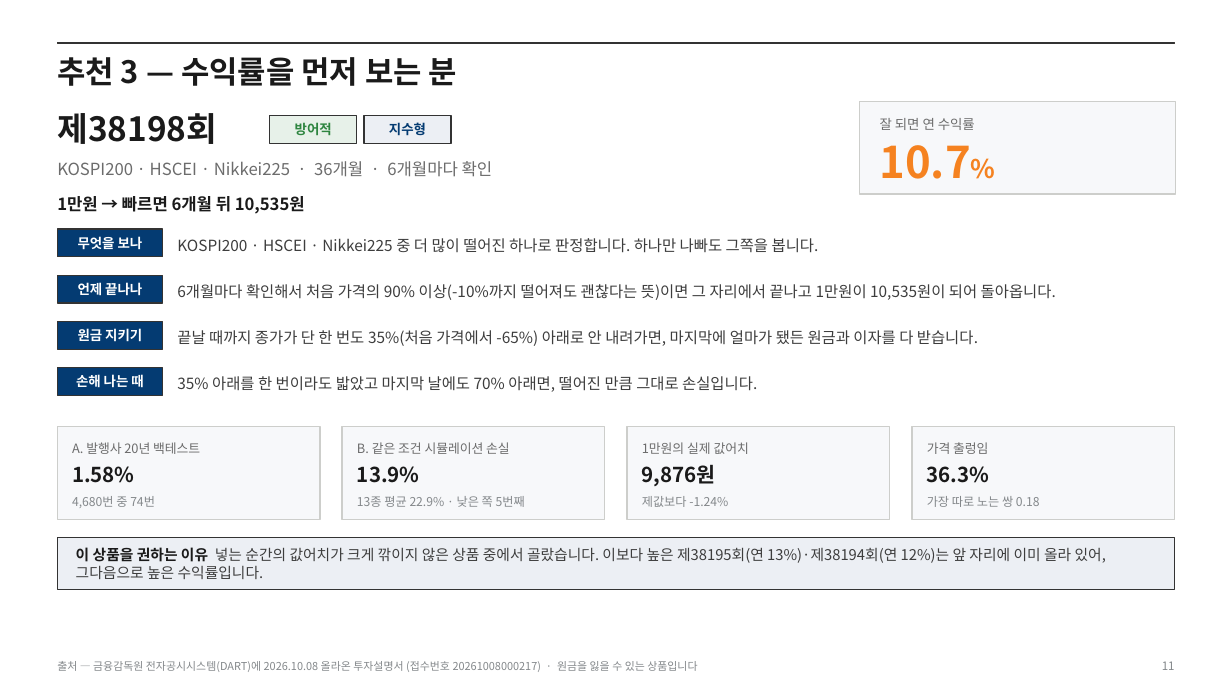
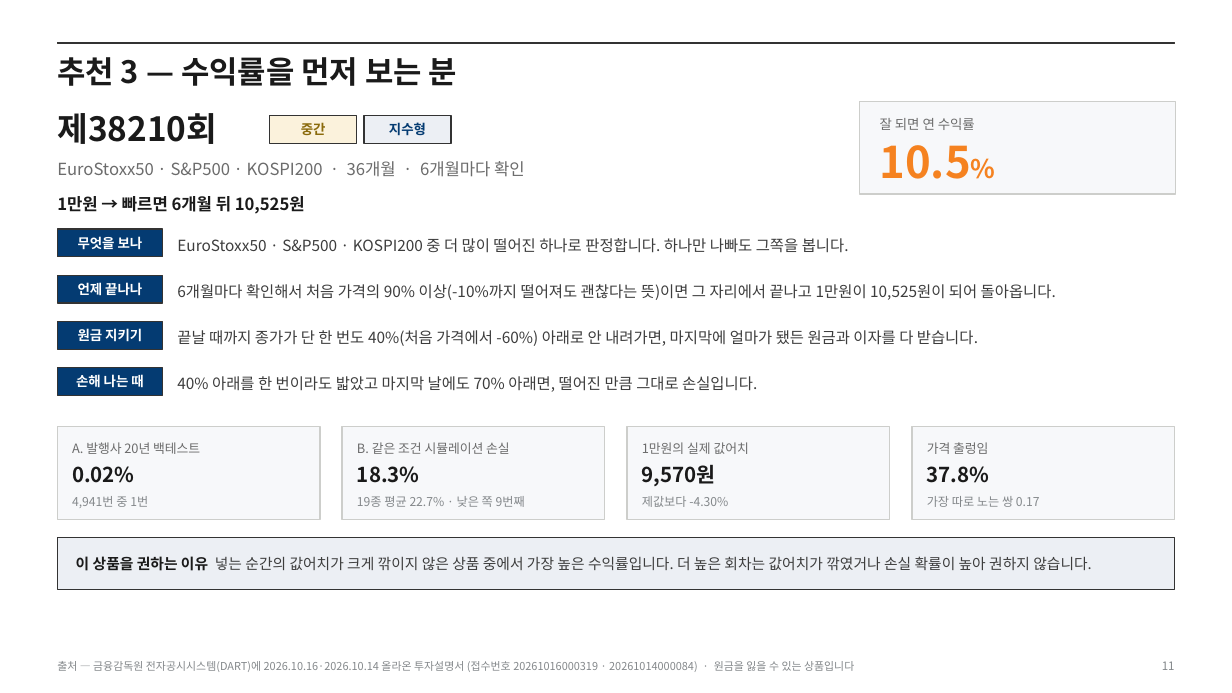
Before and after one commit to hanaroline/work_1, a slide deck: slide 11 of els-analysis-deck.pptx. Drawn at 1232x693 pixels with LibreOffice and Linux fonts; fonts in the diff are those of the drawing. Boxes give left, top, right and bottom in pixels: in the first picture for what was removed or moved away, otherwise in the second. Text is boxed around its words. In the diff, an @@ line names an element or a change of style, - is before the commit and + after.

```diff
--- a/els-analysis-deck.pptx
+++ b/els-analysis-deck.pptx
@@ text at box(57, 113, 217, 144): text changed @@
-제38198회
+제38210회
@@ rectangle at box(270, 116, 357, 143): fill #E7F1E9 to #FBF2DC @@
@@ text at box(301, 122, 326, 135): text changed; text colour #2E8540 to #8A6A0B @@
-방어적
+중간
@@ text at box(880, 145, 971, 179): text changed @@
-10.7%
+10.5%
@@ text at box(57, 161, 525, 177): text changed @@
-KOSPI200 · HSCEI · Nikkei225 · 36개월 · 6개월마다 확인
+EuroStoxx50 · S&P500 · KOSPI200 · 36개월 · 6개월마다 확인
@@ text at box(57, 196, 305, 214): text changed @@
-1만원 → 빠르면 6개월 뒤 10,535원
+1만원 → 빠르면 6개월 뒤 10,525원
@@ text at box(177, 238, 849, 253): text changed @@
-KOSPI200 · HSCEI · Nikkei225 중 더 많이 떨어진 하나로 판정합니다. 하나만 나빠도 그쪽을 봅니다.
+EuroStoxx50 · S&P500 · KOSPI200 중 더 많이 떨어진 하나로 판정합니다. 하나만 나빠도 그쪽을 봅니다.
@@ text at box(177, 284, 1056, 300): text changed @@
-6개월마다 확인해서 처음 가격의 90% 이상(-10%까지 떨어져도 괜찮다는 뜻)이면 그 자리에서 끝나고 1만원이 10,535원이 되어 돌아옵니다.
+6개월마다 확인해서 처음 가격의 90% 이상(-10%까지 떨어져도 괜찮다는 뜻)이면 그 자리에서 끝나고 1만원이 10,525원이 되어 돌아옵니다.
@@ text at box(177, 330, 978, 346): text changed @@
-끝날 때까지 종가가 단 한 번도 35%(처음 가격에서 -65%) 아래로 안 내려가면, 마지막에 얼마가 됐든 원금과 이자를 다 받습니다.
+끝날 때까지 종가가 단 한 번도 40%(처음 가격에서 -60%) 아래로 안 내려가면, 마지막에 얼마가 됐든 원금과 이자를 다 받습니다.
@@ text at box(177, 376, 757, 392): text changed @@
-35% 아래를 한 번이라도 밟았고 마지막 날에도 70% 아래면, 떨어진 만큼 그대로 손실입니다.
+40% 아래를 한 번이라도 밟았고 마지막 날에도 70% 아래면, 떨어진 만큼 그대로 손실입니다.
@@ text at box(72, 466, 135, 483): text changed @@
-1.58%
+0.02%
@@ text at box(357, 466, 420, 483): text changed @@
-13.9%
+18.3%
@@ text at box(642, 464, 716, 486): text changed @@
-9,876원
+9,570원
@@ text at box(927, 466, 990, 483): text changed @@
-36.3%
+37.8%
@@ text at box(72, 496, 148, 508): text changed @@
-4,680번 중 74번
+4,941번 중 1번
@@ text at box(357, 496, 525, 507): text changed @@
-13종 평균 22.9% · 낮은 쪽 5번째
+19종 평균 22.7% · 낮은 쪽 9번째
@@ text at box(642, 496, 728, 507): text changed @@
-제값보다 -1.24%
+제값보다 -4.30%
@@ text at box(927, 496, 1040, 507): text changed @@
-가장 따로 노는 쌍 0.18
+가장 따로 노는 쌍 0.17
@@ text at box(76, 556, 1092, 571): text changed @@
-이 상품을 권하는 이유 넣는 순간의 값어치가 크게 깎이지 않은 상품 중에서 골랐습니다. 이보다 높은 제38195회(연 13%)·제38194회(연 12%)는 앞 자리에 이미 올라 있어, 그다음으로 높은 수익률입니다.
+이 상품을 권하는 이유 넣는 순간의 값어치가 크게 깎이지 않은 상품 중에서 가장 높은 수익률입니다. 더 높은 회차는 값어치가 깎였거나 손실 확률이 높아 권하지 않습니다.
@@ text at box(57, 661, 854, 672): text changed @@
-출처 — 금융감독원 전자공시시스템(DART)에 2026.10.08 올라온 투자설명서 (접수번호 20261008000217) · 원금을 잃을 수 있는 상품입니다
+출처 — 금융감독원 전자공시시스템(DART)에 2026.10.16·2026.10.14 올라온 투자설명서 (접수번호 20261016000319 · 20261014000084) · 원금을 잃을 수 있는 상품입니다
```
Also in this commit, not shown: 15 other slides changed, 18 other files.
